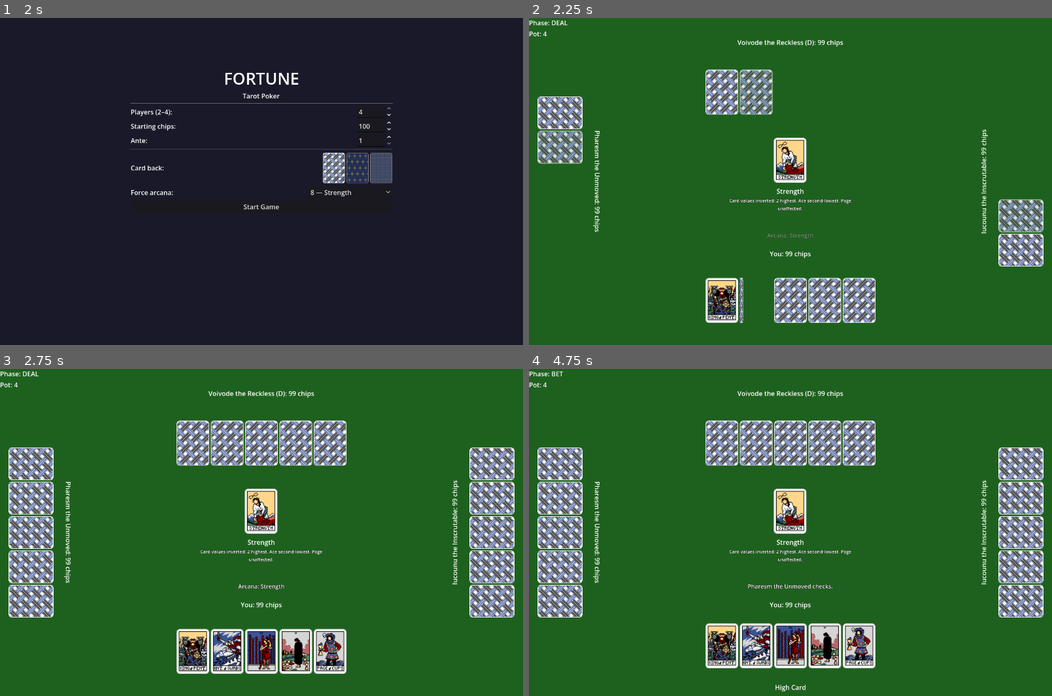
Above: before the commit, frames 1-4 (two rows, left to right).
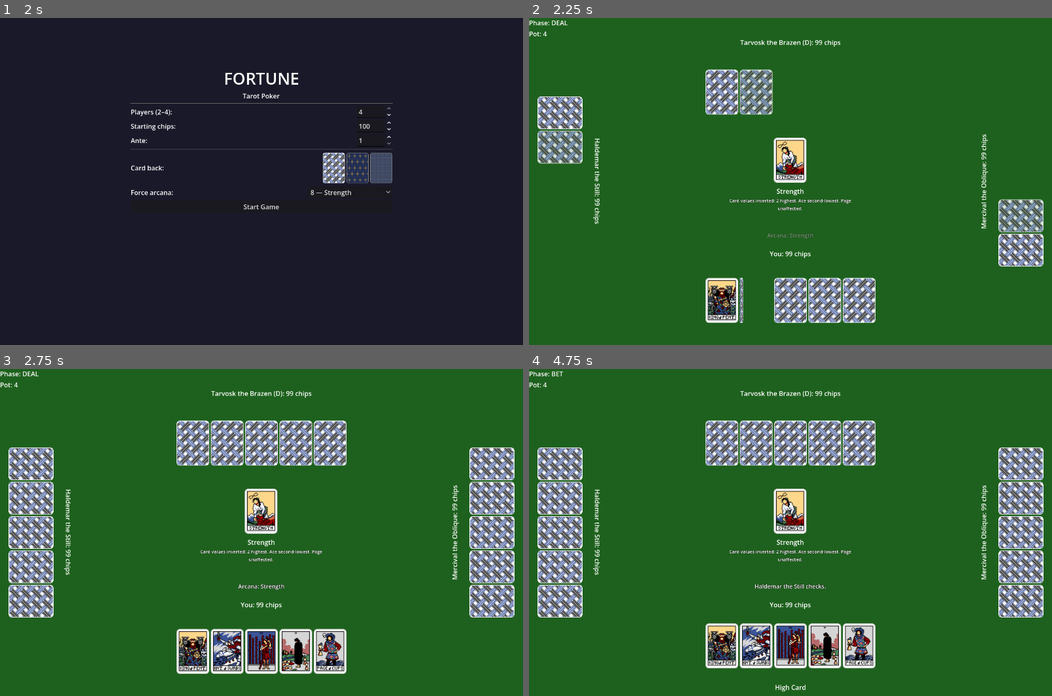
Above: after the commit, the same moments.

Repository: zenOfBass/Fortune
Game: Godot game, scene res://scenes/main_menu.tscn
The game is run twice, just before and just after one commit, with the same random seed, the same clock (stepped at 60 frames per second) and the same inputs.
Inputs (mouse positions are in pixels of both pictures, inside the frame that each line leads up to):
- Up to frame 1 (2 s): click "Random (normal)" at 0.5 s; click "Random (normal)" at 1.25 s
- Up to frame 2 (2.25 s): click "Start Game" at 2 s
- Up to frame 3 (2.75 s): no input
- Up to frame 4 (4.75 s): move the mouse to (722, 444) at 2.77 s; click (722, 444) at 2.92 s; tap Enter at 3.5 s; move the mouse to (753, 444) at 3.52 s; click (753, 444) at 3.67 s; tap Space at 4.25 s; move the mouse to (790, 444) at 4.27 s; click (790, 444) at 4.42 s

Frame 1 is identical in both runs. In frame 2, 0.6% of the frame differs, in the area x 12-88%, y 6-66%; in frame 3, 0.6%; in frame 4, 0.8%, in the area x 12-88%, y 6-68%.

Commit message:
Add plans for expanding AI system

Diff:
--- a/scripts/ai_profile.gd
+++ b/scripts/ai_profile.gd
@@ -10,7 +10,7 @@
 
 static func aggressor() -> AIProfile:
 	var p := AIProfile.new()
-	p.persona_name     = "Voivode the Reckless"
+	p.persona_name     = "Tarvosk the Brazen"
 	p.raise_threshold  = 2.8
 	p.fold_threshold   = 0.8
 	p.bluff_chance     = 0.18
@@ -20,7 +20,7 @@
 
 static func rock() -> AIProfile:
 	var p := AIProfile.new()
-	p.persona_name     = "Pharesm the Unmoved"
+	p.persona_name     = "Haldemar the Still"
 	p.raise_threshold  = 4.5
 	p.fold_threshold   = 2.5
 	p.bluff_chance     = 0.0
@@ -30,7 +30,7 @@
 
 static func ghost() -> AIProfile:
 	var p := AIProfile.new()
-	p.persona_name     = "Iucounu the Inscrutable"
+	p.persona_name     = "Mercival the Oblique"
 	p.raise_threshold  = 3.5
 	p.fold_threshold   = 1.5
 	p.bluff_chance     = 0.12
Not shown, added: docs/dialogue_system.md
